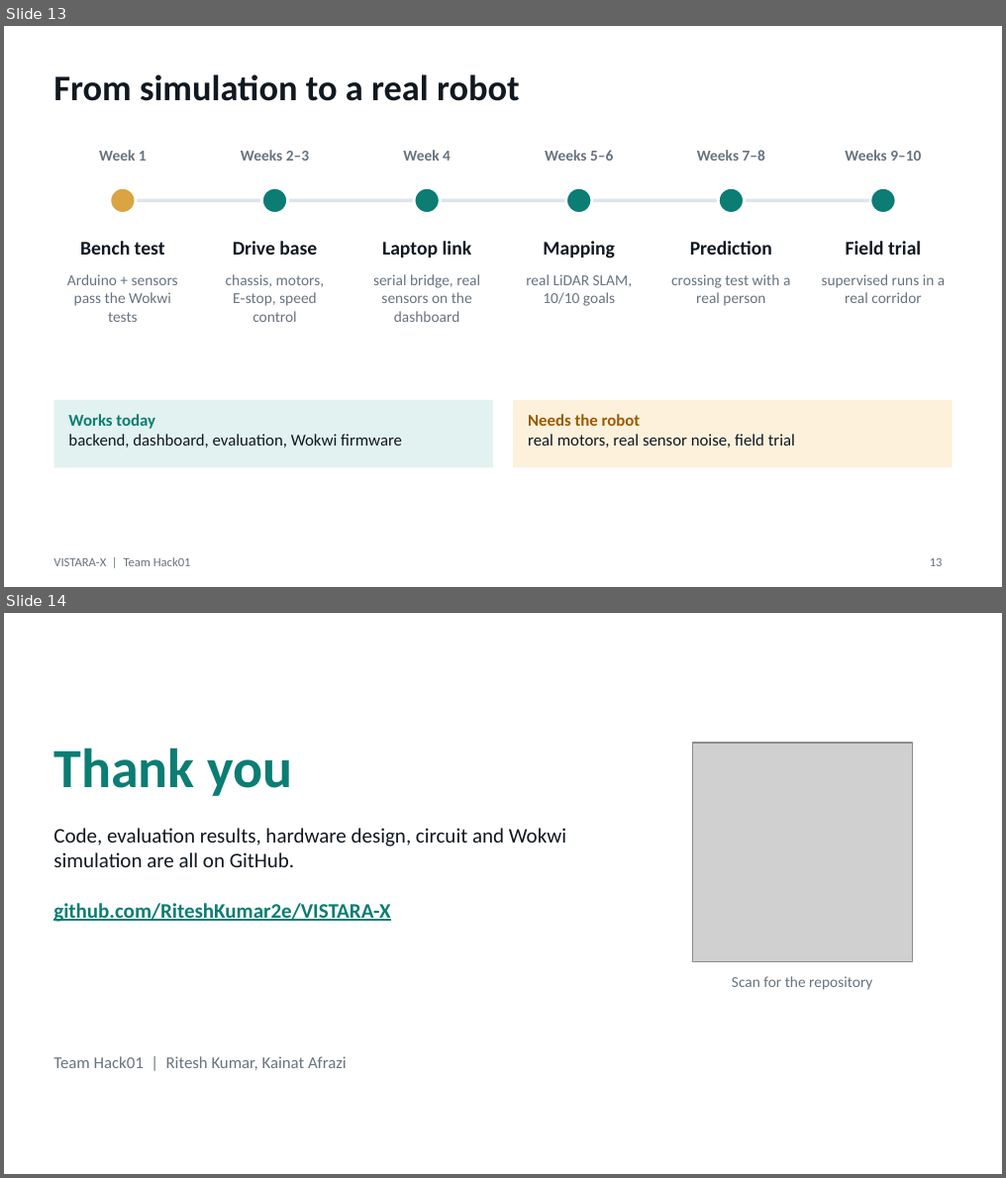
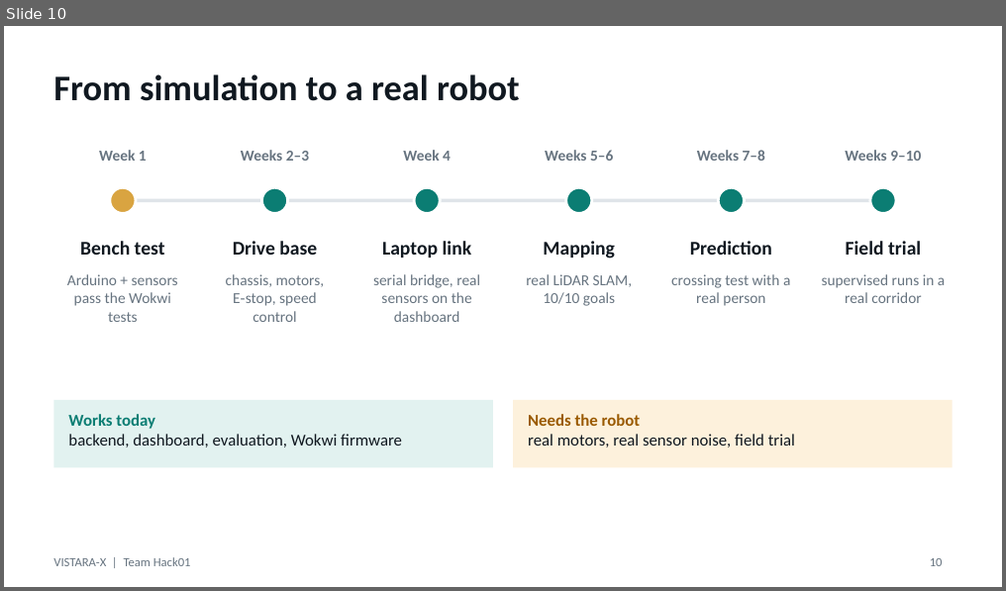
Before and after one commit to RiteshKumar2e/VISTARA-X, a slide deck: presentation/VISTARA-X_Hack01.pptx. Shown one above the other, each under a label of ours: slides 13 and 14 before the commit, slide 10 after it. The pictures are 1006x1178 and 1006x591 pixels, drawn with LibreOffice and Linux fonts; fonts in the diff are those of the drawing; grey boxes stand for pictures. Boxes give left, top, right and bottom in pixels: in the first picture for what was removed or moved away, otherwise in the second. Text is boxed around its words. In the diff, an @@ line names an element or a change of style, - is before the commit and + after.

```diff
--- a/presentation/VISTARA-X_Hack01.pptx
+++ b/presentation/VISTARA-X_Hack01.pptx
@@ slide 14 removed at [4,613,1002,1174], background #FFFFFF @@
@@ text removed at [54,748,292,796] @@
-Thank you
@@ picture removed at [693,743,912,962] @@
@@ text removed at [54,828,566,867] @@
-Code, evaluation results, hardware design, circuit and Wokwi simulation are all on GitHub.
@@ text removed at [54,903,390,922] @@
-github.com/RiteshKumar2e/VISTARA-X
@@ text removed at [732,976,872,990] @@
-Scan for the repository
@@ text removed at [54,1057,347,1070] @@
-Team Hack01 | Ritesh Kumar, Kainat Afrazi
@@ what was slide 13 is now slide 10 @@
@@ page number at [930,559,943,567]: text changed @@
-13
+10
```
Also in this commit, not shown: 2 slides changed, 3 other slides removed, 2 other files.
